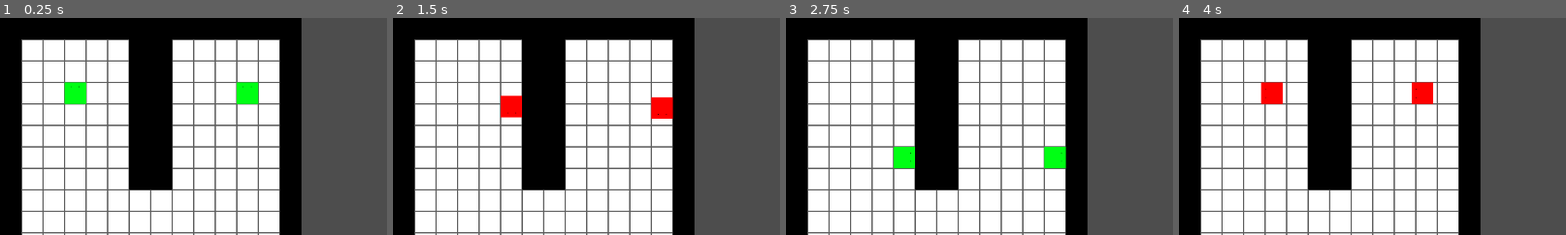
Above: before the commit, frames 1-4 (left to right).
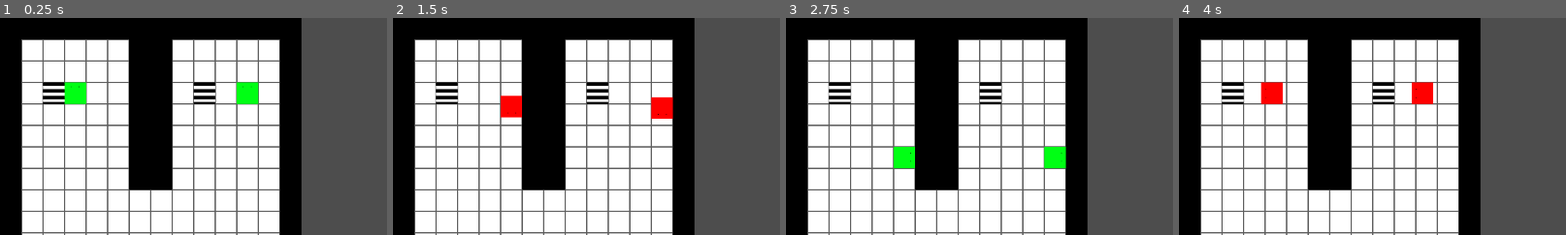
Above: after the commit, the same moments.

Repository: Epitocards/quantum-jam
Game: Godot game, scene res://scenes/test_level.tscn
Same seed, same stepped clock (60 frames per second), same inputs: the game is played once before the commit and once after it.
Inputs:
- Up to frame 1 (0.25 s): no input
- Up to frame 2 (1.5 s): tap Enter at 0.5 s; hold D (right) 0.53-1.28 s; hold S (down) from 1.28 s (still down)
- Up to frame 3 (2.75 s): release S (down) at 2.03 s; hold D (right) from 2.03 s (still down)
- Up to frame 4 (4 s): tap Space at 2.75 s; release D (right) at 2.78 s; hold W (up) 2.78-3.53 s; hold A (left) from 3.53 s (still down)
The pictures show only the part of the screen within x 0-50%, y 0-50%; the shares and areas given below are measured in that part.

The runs differ from the first frame. In frame 1, 0.8% of the frame differs, in the area x 11-56%, y 29-40%; in frame 2, 0.8%; in frame 3, 0.8%; in frame 4, 0.8%.

Commit message:
ça marche pas zbi

Diff:
--- a/project.godot
+++ b/project.godot
@@ -37,3 +37,7 @@
 "events": [Object(InputEventKey,"resource_local_to_scene":false,"resource_name":"","device":-1,"window_id":0,"alt_press …(192 unchanged characters)…
 ]
 }
+
+[rendering]
+
+textures/canvas_textures/default_texture_filter=0
--- /dev/null
+++ b/scenes/end_zone.tscn
@@ -0,0 +1,15 @@
+[gd_scene load_steps=3 format=3 uid="uid://nxjco4y76ea1"]
+
+[ext_resource type="Texture2D" uid="uid://cbeoxt066yxj" path="res://assets/test_end_tile.png" id="1_xrtis"]
+
+[sub_resource type="RectangleShape2D" id="RectangleShape2D_8epvt"]
+size = Vector2(23, 24)
+
+[node name="end_zone" type="Area2D"]
+collision_layer = 2
+
+[node name="Sprite2D" type="Sprite2D" parent="."]
+texture = ExtResource("1_xrtis")
+
+[node name="CollisionShape2D" type="CollisionShape2D" parent="."]
+shape = SubResource("RectangleShape2D_8epvt")
--- /dev/null
+++ b/scenes/game_manager.gd
@@ -0,0 +1,25 @@
+extends Node2D
+
+var players_in_endzone_count = 0
+const PLAYER_COUNT = 2
+
+func _on_player_1_in_endzone(value: bool) -> void:
+	print(players_in_endzone_count)
+	if value:
+		players_in_endzone_count += 1
+		if players_in_endzone_count == PLAYER_COUNT:
+			win()
+	else:
+		players_in_endzone_count -= 1
+
+func _on_player_2_in_endzone(value: bool) -> void:
+	print(players_in_endzone_count)
+	if value:
+		players_in_endzone_count += 1
+		if players_in_endzone_count == PLAYER_COUNT:
+			win()
+	else:
+		players_in_endzone_count -= 1
+
+func win() -> void:
+	print("Daniel victoire")
--- a/scenes/player.tscn
+++ b/scenes/player.tscn
@@ -30,7 +30,11 @@
 "speed": 5.0
 }]
 
+[sub_resource type="RectangleShape2D" id="RectangleShape2D_g2els"]
+size = Vector2(28, 29)
+
 [node name="Player" type="Node2D"]
+z_index = 5
 script = ExtResource("2_g2els")
 
 [node name="RayCast2D" type="RayCast2D" parent="."]
@@ -39,3 +43,12 @@
 sprite_frames = SubResource("SpriteFrames_dqkch")
 animation = &"moving"
 autoplay = "idle"
+
+[node name="Area2D" type="Area2D" parent="."]
+collision_mask = 2
+
+[node name="CollisionShape2D" type="CollisionShape2D" parent="Area2D"]
+shape = SubResource("RectangleShape2D_g2els")
+
+[connection signal="area_entered" from="Area2D" to="." method="_on_area_2d_area_entered"]
+[connection signal="area_exited" from="Area2D" to="." method="_on_area_2d_area_exited"]
--- a/scenes/test_level.tscn
+++ b/scenes/test_level.tscn
@@ -1,7 +1,9 @@
-[gd_scene load_steps=5 format=4 uid="uid://bqgf8piyap3os"]
+[gd_scene load_steps=7 format=4 uid="uid://bqgf8piyap3os"]
 
 [ext_resource type="Texture2D" uid="uid://dr8a7hm3lcc7p" path="res://assets/test_tileset.png" id="1_2venv"]
 [ext_resource type="PackedScene" uid="uid://chc6laujsslbi" path="res://scenes/player.tscn" id="2_paw1w"]
+[ext_resource type="PackedScene" uid="uid://nxjco4y76ea1" path="res://scenes/end_zone.tscn" id="3_j6w7d"]
+[ext_resource type="Script" uid="uid://b7nfqj4p2tlkc" path="res://scenes/game_manager.gd" id="4_x4b8f"]
 
 [sub_resource type="TileSetAtlasSource" id="TileSetAtlasSource_paw1w"]
 texture = ExtResource("1_2venv")
@@ -28,3 +30,15 @@
 [node name="Player2" parent="." node_paths=PackedStringArray("other") instance=ExtResource("2_paw1w")]
 position = Vector2(368, 112)
 other = NodePath("../Player")
+
+[node name="end_zone" parent="." instance=ExtResource("3_j6w7d")]
+position = Vector2(80, 112)
+
+[node name="end_zone2" parent="." instance=ExtResource("3_j6w7d")]
+position = Vector2(304, 112)
+
+[node name="GameManager" type="Node2D" parent="."]
+script = ExtResource("4_x4b8f")
+
+[connection signal="in_endzone" from="Player" to="GameManager" method="_on_player_1_in_endzone"]
+[connection signal="in_endzone" from="Player2" to="GameManager" method="_on_player_2_in_endzone"]
--- a/scripts/player.gd
+++ b/scripts/player.gd
@@ -11,8 +11,13 @@
 
 @export var other : Player
 
+signal in_endzone(value : bool)
+
 var state : playerState
 var target_position : Vector2
+
+var winning : bool = false
+var should_send : bool = false
 
 func _ready() -> void:
 	state = playerState.IDLE
@@ -52,3 +57,17 @@
 		self.global_position = self.global_position.move_toward(target_position, 2)
 		if self.global_position == target_position:
 			state = playerState.IDLE
+			if should_send:
+				print("bisous")
+				should_send = false
+				in_endzone.emit(winning)
+				winning = false
+
+
+func _on_area_2d_area_entered(area: Area2D) -> void:
+	winning = true
+	should_send = true
+
+func _on_area_2d_area_exited(area: Area2D) -> void:
+	winning = false
+	should_send = true
Binary file added: assets/test_end_tile.png
Not shown, added: assets/test_end_tile.png.import
Not shown, added: scenes/game_manager.gd.uid
Not shown: 1 places in scenes/player.tscn that only renumber resources
